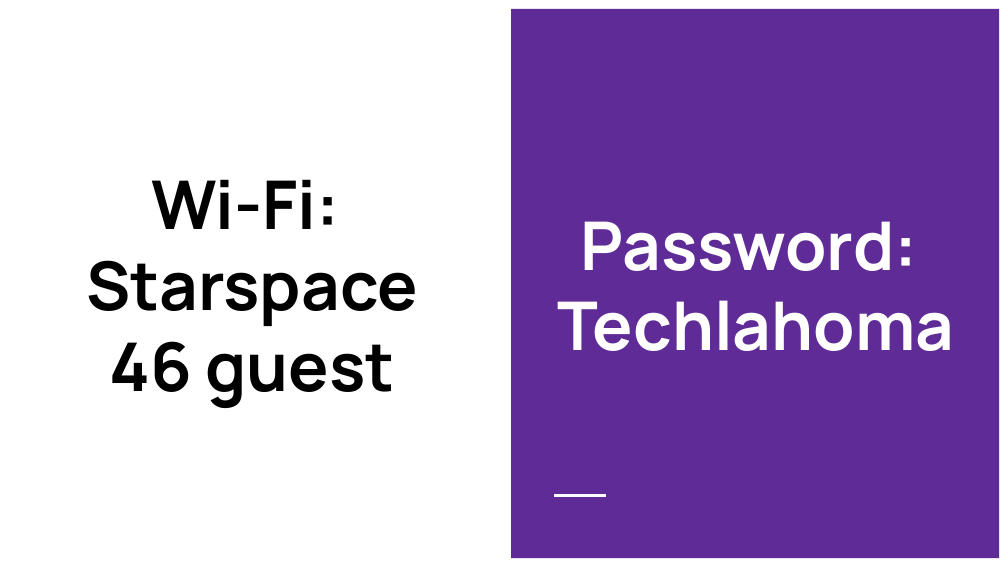
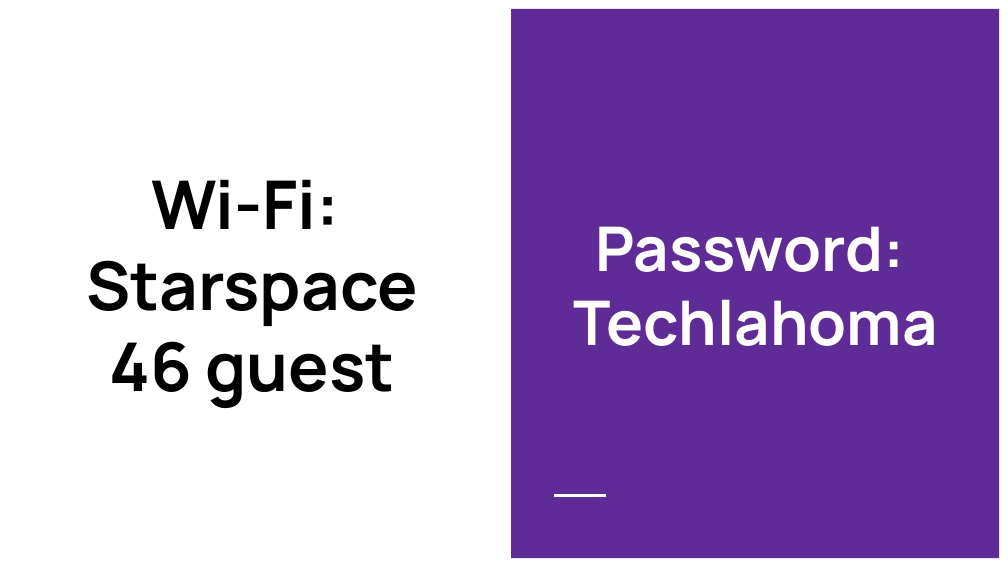
Before and after one commit to kacollins/slideshows, a slide deck: slide 1 of 2018-01-21 FreeCodeCamp OKC.pptx. Drawn at 1008x567 pixels with LibreOffice and Linux fonts; fonts in the diff are those of the drawing. Boxes give left, top, right and bottom in pixels: in the first picture for what was removed or moved away, otherwise in the second. Text is boxed around its words. In the diff, an @@ line names an element or a change of style, - is before the commit and + after.

```diff
--- a/2018-01-21 FreeCodeCamp OKC.pptx
+++ b/2018-01-21 FreeCodeCamp OKC.pptx
@@ text "Password:" at [574, 226, 938, 346]: size 48 to 44 pt @@
```
Also in this commit, not shown: 1 slide added.
